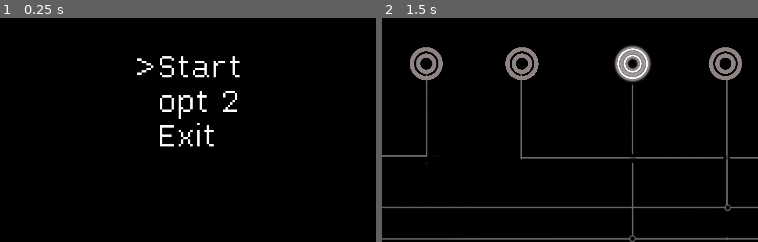
Above: before the commit, frames 1-2 (left to right).
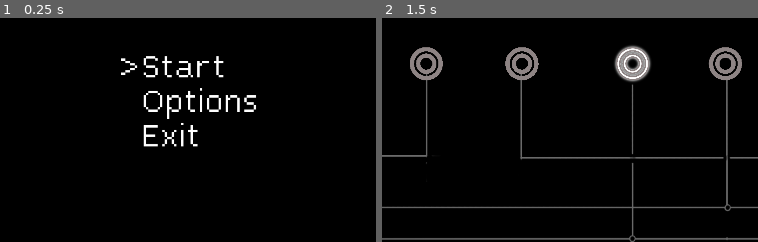
Above: after the commit, the same moments.

Repository: DragonCat4012/Switch
Game: Godot game, scene res://menu.tscn
Same seed, same stepped clock (60 frames per second), same inputs: the game is played once before the commit and once after it.
Inputs (mouse positions are % of the whole screen's width and height, from its top left):
- Up to frame 1 (0.25 s): no input
- Up to frame 2 (1.5 s): tap Enter (ui_accept) at 0.5, 0.6, 0.77, 1.07, 1.25, 1.35 s; move the mouse to (70, 45) at 0.52 s; hold Up (ui_up) 0.53-1.28 s; click (70, 45) at 0.67 s; move the mouse to (26, 55) at 1.27 s; hold Down (ui_down) from 1.28 s (still down)
The pictures show only the part of the screen within x 21-71%, y 29-79%; the shares and areas given below are measured in that part.

The runs differ from the first frame. In frame 1, 3.2% of the frame differs, in the area x 32-69%, y 16-58%; in frame 2, nothing differs.

Commit message:
add GameOptions

Diff:
--- a/MainMenu.gd
+++ b/MainMenu.gd
@@ -17,6 +17,8 @@
 		currentSelection += 1
 	elif Input.is_action_just_pressed("ui_up"):
 		currentSelection -= 1
+	elif Input.is_action_just_pressed("ui_cancel"):
+		get_tree().quit()
 
 	if currentSelection < 0:
 		currentSelection = 2
@@ -31,7 +33,7 @@
 	if _current_selection == 0: #start option
 		get_tree().change_scene_to_file("res://game.tscn")
 	elif _current_selection == 1: # Options
-		print("Add Options uwu")
+		get_tree().change_scene_to_file("res://Scenes/OptionsScene.tscn")
 	elif _current_selection == 2: # Exit
 		get_tree().quit()
 
--- /dev/null
+++ b/Scenes/OptionsScene.gd
@@ -0,0 +1,21 @@
+extends Node2D
+
+const File_name = "user://saves.json"
+var isEndianSwitchingEnabled = false
+var saveDict = {
+	"isEndianSwitchingEnabled": true
+}
+
+func _process(delta):
+	if Input.is_action_just_pressed("ui_cancel"):
+		saveSettings()
+		get_tree().change_scene_to_file("res://menu.tscn")
+
+func saveSettings():
+	#if not FileAccess.file_exists((File_name)):
+
+	var file = FileAccess.open(File_name, FileAccess.WRITE)
+	saveDict["isEndianSwitchingEnabled"] = isEndianSwitchingEnabled
+
+	file.store_string(JSON.stringify(saveDict))
+	file.close()
--- /dev/null
+++ b/Scenes/OptionsScene.tscn
@@ -0,0 +1,43 @@
+[gd_scene load_steps=3 format=3 uid="uid://dinjnt7s281as"]
+
+[ext_resource type="FontFile" uid="uid://b2cswqm32sj5f" path="res://Lex.ttf" id="1_4y4xp"]
+[ext_resource type="Script" path="res://Scenes/OptionsScene.gd" id="1_xolb3"]
+
+[node name="OptionsScene" type="Node2D"]
+script = ExtResource("1_xolb3")
+
+[node name="ColorRect" type="ColorRect" parent="."]
+offset_right = 1920.0
+offset_bottom = 1080.0
+color = Color(0, 0, 0, 1)
+
+[node name="CenterContainer" type="CenterContainer" parent="."]
+offset_right = 1920.0
+offset_bottom = 1080.0
+
+[node name="VBoxContainer" type="VBoxContainer" parent="CenterContainer"]
+custom_minimum_size = Vector2(1000, 0)
+layout_mode = 2
+
+[node name="CenterContainer2" type="CenterContainer" parent="CenterContainer/VBoxContainer"]
+layout_mode = 2
+
+[node name="VBoxContainer" type="VBoxContainer" parent="CenterContainer/VBoxContainer/CenterContainer2"]
+custom_minimum_size = Vector2(500, 200)
+layout_mode = 2
+
+[node name="Label" type="Label" parent="CenterContainer/VBoxContainer/CenterContainer2/VBoxContainer"]
+layout_mode = 2
+theme_override_fonts/font = ExtResource("1_4y4xp")
+theme_override_font_sizes/font_size = 100
+text = "Settings"
+
+[node name="HBoxContainer" type="HBoxContainer" parent="CenterContainer/VBoxContainer/CenterContainer2/VBoxContainer"]
+custom_minimum_size = Vector2(500, 150)
+layout_mode = 2
+
+[node name="Label" type="Label" parent="CenterContainer/VBoxContainer/CenterContainer2/VBoxContainer/HBoxContainer"]
+layout_mode = 2
+theme_override_fonts/font = ExtResource("1_4y4xp")
+theme_override_font_sizes/font_size = 50
+text = "Enable Endian Switching"
--- a/menu.tscn
+++ b/menu.tscn
@@ -87,7 +87,7 @@
 layout_mode = 2
 theme_override_fonts/font = ExtResource("2_wwa65")
 theme_override_font_sizes/font_size = 90
-text = "opt 2"
+text = "Options"
 
 [node name="Label3" type="Label" parent="MainMenu/CenterContainer/VBoxContainer/CenterContainer2/HBoxContainer2/VBoxContainer2"]
 custom_minimum_size = Vector2(180, 0)
